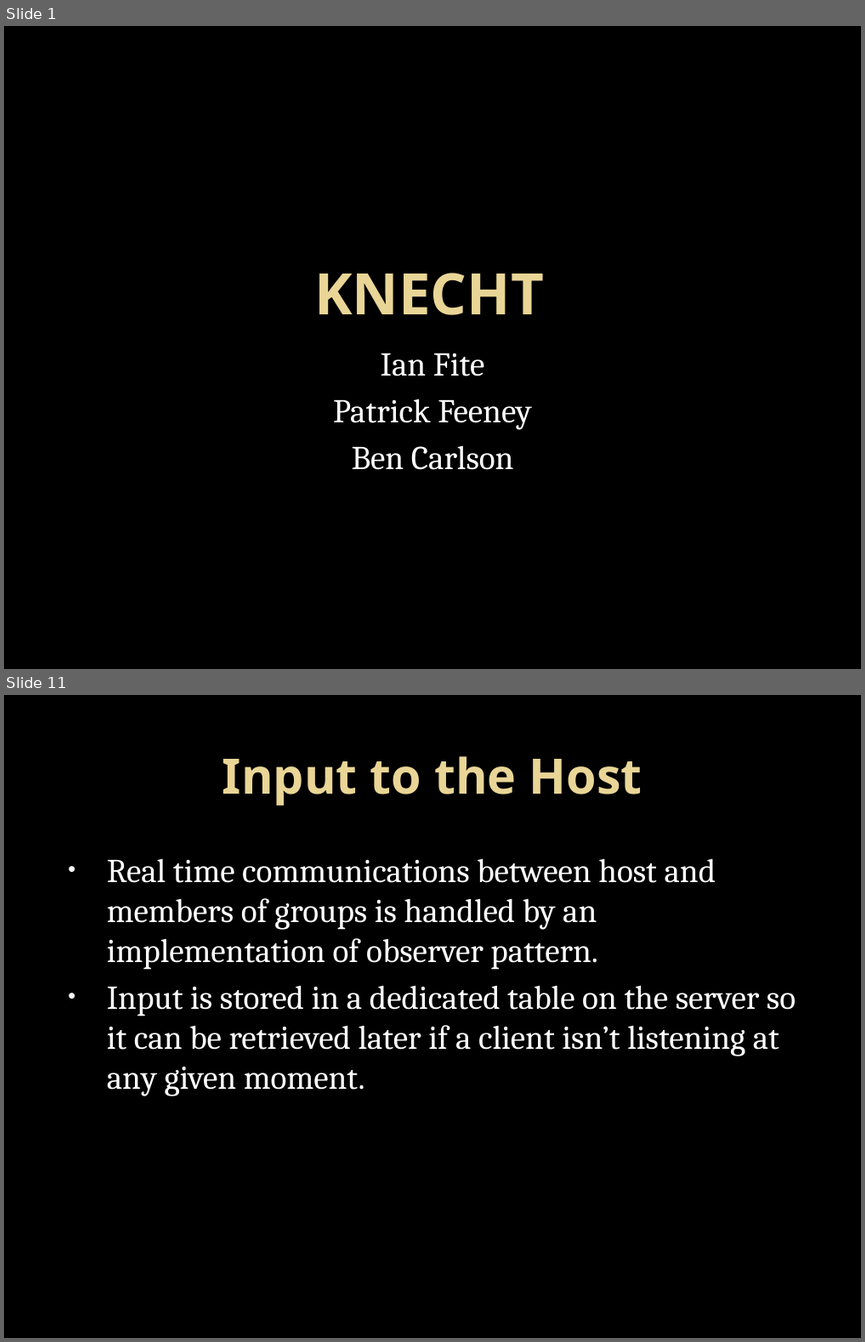
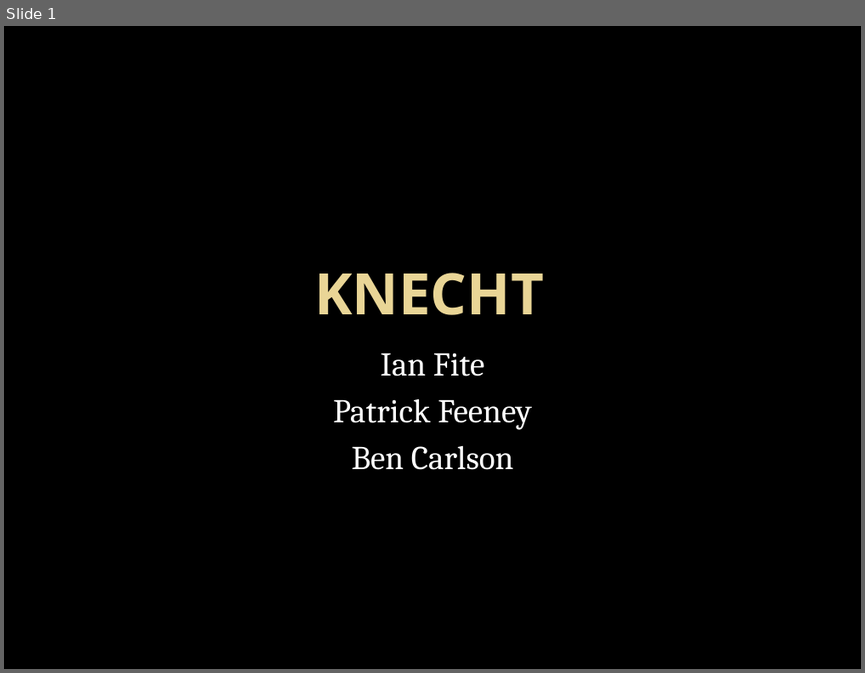
Before and after one commit to ProfBMoriarty/Knecht, a slide deck: Knecht.pptx. Shown one above the other, each under a label of ours: slides 1 and 11 before the commit, slide 1 after it; the slides between them are not shown. The pictures are 865x1342 and 865x673 pixels, drawn with LibreOffice and Linux fonts; fonts in the diff are those of the drawing; background and template pictures are left out. Boxes give left, top, right and bottom in pixels: in the first picture for what was removed or moved away, otherwise in the second. Text is boxed around its words. In the diff, an @@ line names an element or a change of style, - is before the commit and + after.

```diff
--- a/Knecht.pptx
+++ b/Knecht.pptx
@@ slide 11 removed at (4, 695, 861, 1338), background picture (left out) @@
@@ title removed at (222, 756, 642, 805) @@
-Input to the Host
@@ text removed at (107, 858, 795, 1096) @@
-• Real time communications between host and members of groups is handled by an implementation of observer pattern.
-• Input is stored in a dedicated table on the server so it can be retrieved later if a client isn’t listening at any given moment.
```
Also in this commit, not shown: 10 slides changed, 2 slides added, 7 other slides removed.
